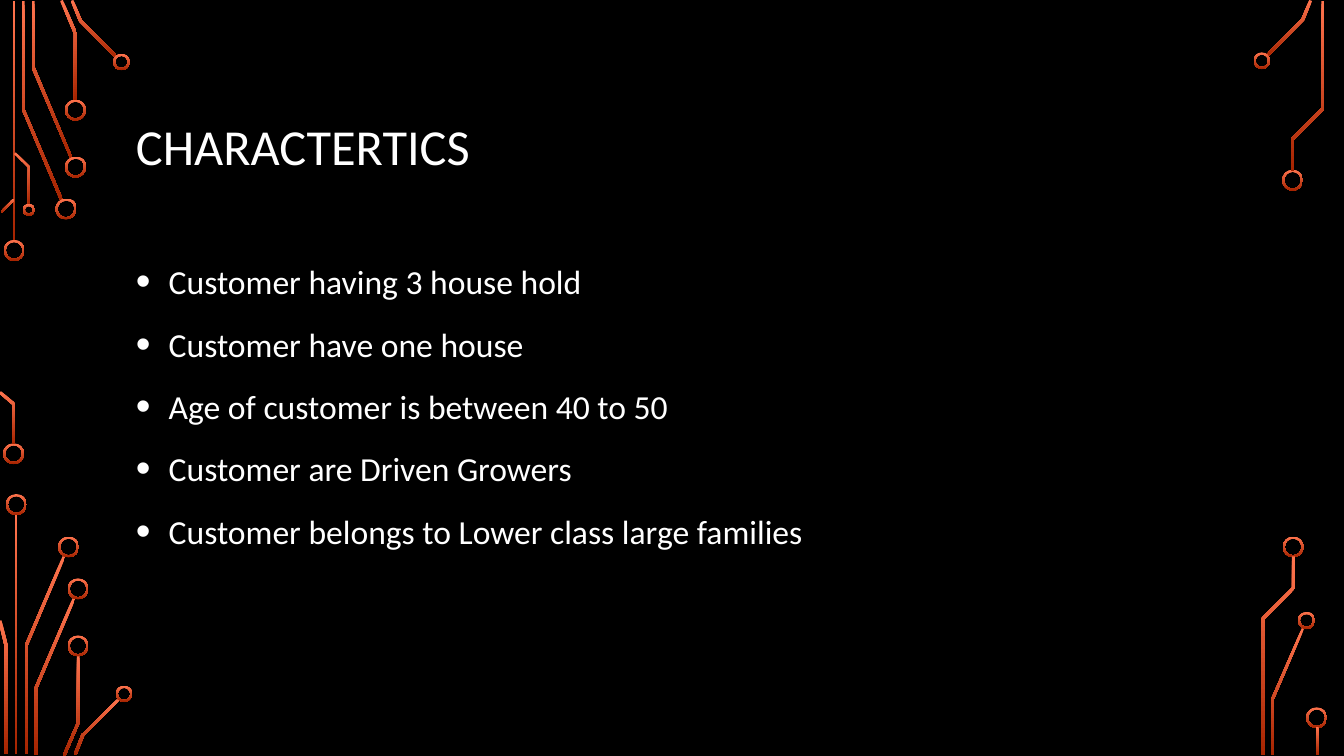
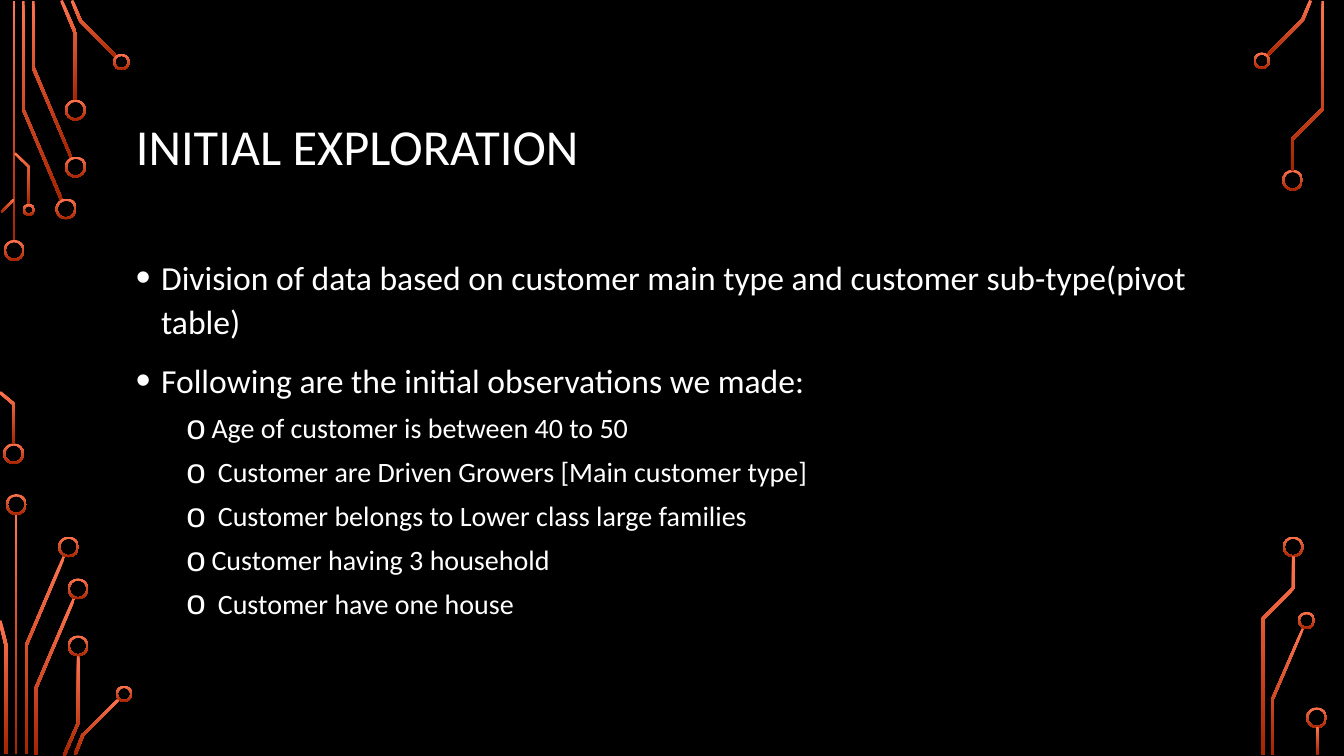
Before and after one commit to karimkhamwani/data-mining, a slide deck: slide 7 of Caravan.pptx (slide 6 before the commit). Drawn at 1344x756 pixels with LibreOffice and Linux fonts; fonts in the diff are those of the drawing; background and template pictures are left out. Boxes give left, top, right and bottom in pixels: in the first picture for what was removed or moved away, otherwise in the second. Text is boxed around its words. In the diff, an @@ line names an element or a change of style, - is before the commit and + after.

```diff
--- a/Caravan.pptx
+++ b/Caravan.pptx
@@ title at [136,132,579,166]: text changed @@
-CHARACTERTICS
+INITIAL EXPLORATION
@@ text at [161,265,1186,575]: text changed; size 24 to 20 pt @@
-• Customer having 3 house hold
+• Division of data based on customer main type and customer sub-type(pivot table)
+• Following are the initial observations we made:
+  o Age of customer is between 40 to 50
+  o Customer are Driven Growers [Main customer type]
+  o Customer belongs to Lower class large families
+  o Customer having 3 household
@@ text at [169,395,802,550]: paragraphs removed @@
-• Age of customer is between 40 to 50
-• Customer are Driven Growers
-• Customer belongs to Lower class large families
@@ text at [218,594,514,615]: size 24 to 20 pt in "Customer have one house"; bullet • to o; list level 1 to 2 in "Customer have one house"; line spacing 1.2 to 1.1 @@
```
Also in this commit, not shown: 1 other slide changed, 1 slide added, 2 other files.
